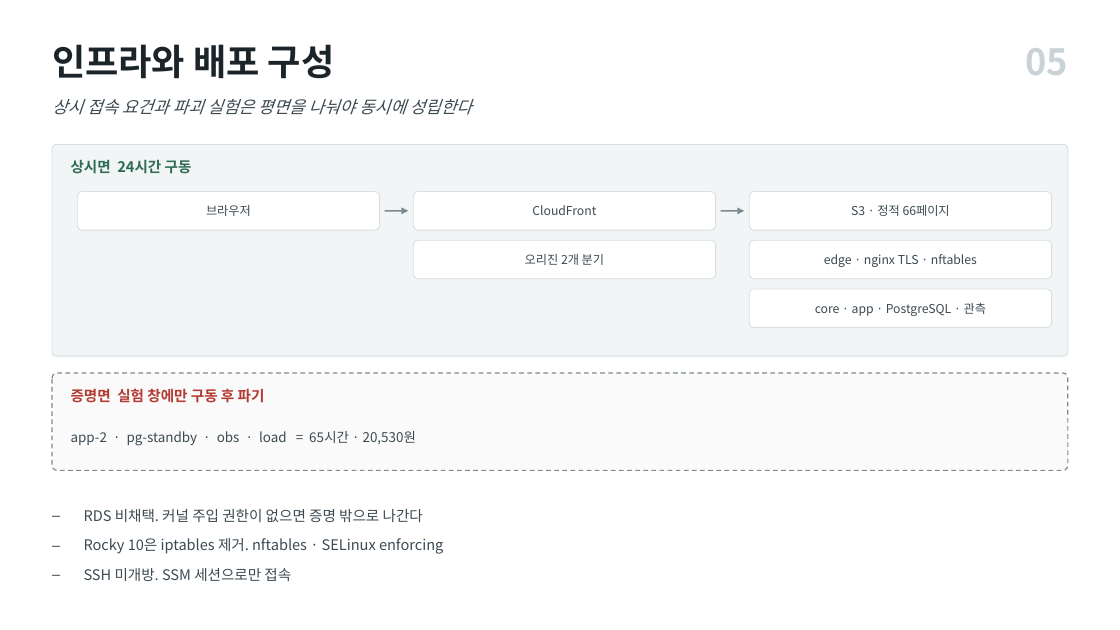
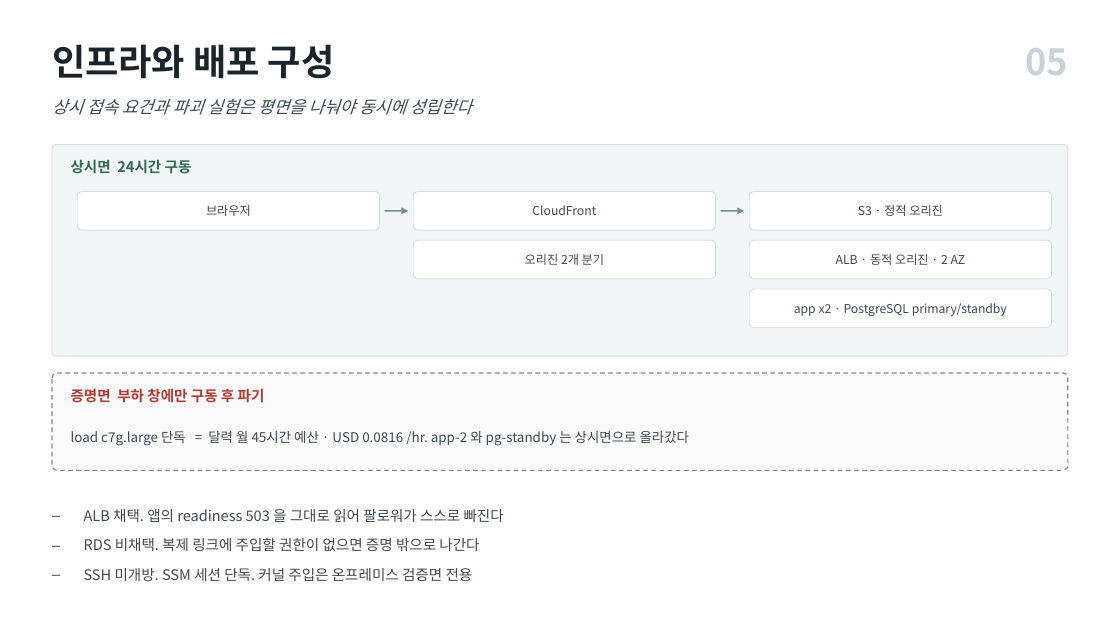
Before and after one commit to SanghyeokLee-KR/failstop, a slide deck: slide 5 of 제출_20260901/기획안_요약.pptx. Drawn at 1120x630 pixels with LibreOffice and Linux fonts; fonts in the diff are those of the drawing. Boxes give left, top, right and bottom in pixels: in the first picture for what was removed or moved away, otherwise in the second. Text is boxed around its words. In the diff, an @@ line names an element or a change of style, - is before the commit and + after.

Commit message:
docs: 계획서 ALB 정본 전환과 MSP 운영 절 신설
토폴로지 정본을 ALB 채택·2 가용영역으로 확정하고 계획서 전반을 그 기준으로
맞춘다. 종전 판이 남긴 nginx·edge·core·단일 AZ 서술 20여 곳을 정리했다.

6절. 인프라와 배포 설계를 전면 재작성. 노드 사이징에 봇 플릿을 pg-standby
동거로 추가하고 신규 노드 4안을 기각한 근거를 함께 적는다. 봇 JVM 512 MiB
제한이라 t4g.nano 에 안 들어가고 t4g.micro 는 상한을 넘긴다.

7절. MSP 운영 관점 7.7~7.12 신설. 부하 구간 3종, 침묵 판정, 공격 대응,
심각도 등급, 자동화 4계층, 일부러 자동화하지 않은 것. 격리 하네스와 확정
토폴로지의 실행 가능 범위를 항목별로 가른다.

9절. 상한 판정면을 730시간 런레이트에서 달력 월 실청구로 교체. EBS 계산
오류 등 5건 교정. 환율별 증명면 시간 예산표 신설. 달력 월 97,318원.

10절. 실험 평면 배치와 이식 판정 10.9 신설. E1·E2·E5·E9 는 주입 원시연산이
상시면에 존재하지 않아 이식 불가로 판정하고 카오스는 전량 로컬 전속으로
확정한다. W6 완주 조건과 V8·P1 을 그에 맞춰 고친다. 데모 시나리오 10.8 은
녹화본 대체를 전제로 라이브 구간을 저위험만 남긴다.

1.5 프로젝트 범위, 12.6 산출물 신설.

도면. 생성기를 파이썬에서 Node 로 이식하고 아이콘을 저장소 안으로 옮겨 다른
PC 절대경로 의존을 끊는다. 등뼈 6정거장과 상태 전이 4패널로 재구성한다.

빌드. build.ps1 이 Microsoft Store python 별칭에 걸려 docx 단계가 조용히
죽던 것을 실체 경로 탐색으로 교정한다.

```diff
--- a/제출_20260901/기획안_요약.pptx
+++ b/제출_20260901/기획안_요약.pptx
@@ text at (858, 205, 943, 216): text changed @@
-S3 · 정적 66페이지
+S3 · 정적 오리진
@@ text at (836, 254, 966, 265): text changed @@
-edge · nginx TLS · nftables
+ALB · 동적 오리진 · 2 AZ
@@ text at (794, 303, 1007, 316): text changed @@
-core · app · PostgreSQL · 관측
+app x2 · PostgreSQL primary/standby
@@ text at (71, 388, 265, 403): text changed @@
-증명면 실험 창에만 구동 후 파기
+증명면 부하 창에만 구동 후 파기
@@ text at (71, 431, 689, 446): text changed @@
-app-2 · pg-standby · obs · load = 65시간 · 20,530원
+load c7g.large 단독 = 달력 월 45시간 예산 · USD 0.0816 /hr. app-2 와 pg-standby 는 상시면으로 올라갔다
@@ text at (84, 509, 504, 581): text changed @@
-– RDS 비채택. 커널 주입 권한이 없으면 증명 밖으로 나간다
-– Rocky 10은 iptables 제거. nftables · SELinux enforcing
-– SSH 미개방. SSM 세션으로만 접속
+– ALB 채택. 앱의 readiness 503 을 그대로 읽어 팔로워가 스스로 빠진다
+– RDS 비채택. 복제 링크에 주입할 권한이 없으면 증명 밖으로 나간다
+– SSH 미개방. SSM 세션 단독. 커널 주입은 온프레미스 검증면 전용
```
Also in this commit, not shown: 2 other slides changed, 1 slide added, 1 slide removed, 42 other files.
